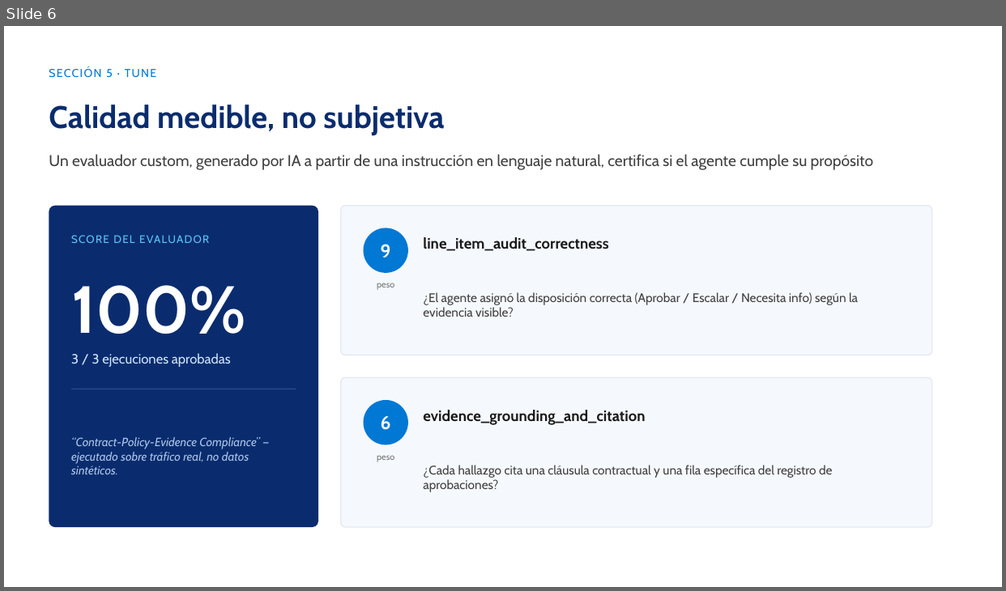
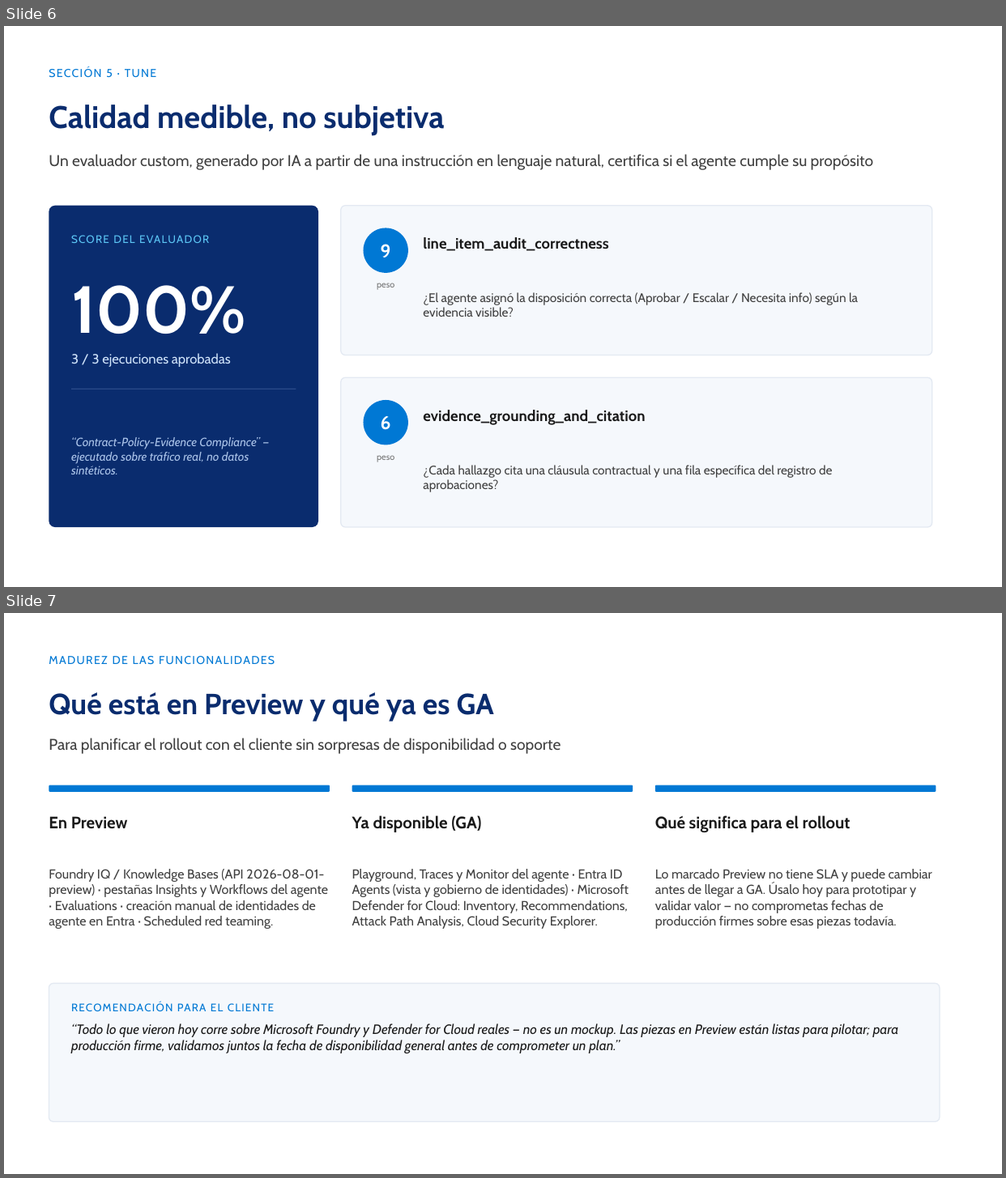
Before and after one commit to jorgedvp/foundry-invoice-audit-agent-demo, a slide deck: deliverables/Invoice-Audit-Agent-Resumen.pptx. Shown one above the other, each under a label of ours: slide 6 before the commit, slides 6 and 7 after it. The pictures are 1006x591 and 1006x1178 pixels, drawn with LibreOffice and Linux fonts; fonts in the diff are those of the drawing. Boxes give left, top, right and bottom in pixels: in the first picture for what was removed or moved away, otherwise in the second. Text is boxed around its words. In the diff, an @@ line names an element or a change of style, - is before the commit and + after.

```diff
--- a/deliverables/Invoice-Audit-Agent-Resumen.pptx
+++ b/deliverables/Invoice-Audit-Agent-Resumen.pptx
@@ slide 7 added at box(4, 613, 1002, 1174), background #FFFFFF @@
@@ text added at box(49, 656, 275, 665), 11 pt, text #0078D4 @@
+MADUREZ DE LAS FUNCIONALIDADES
@@ text added at box(49, 692, 494, 722), 28 pt, text #0A2C6E, bold @@
+Qué está en Preview y qué ya es GA
@@ text added at box(49, 738, 560, 754), 15 pt, text #404040 @@
+Para planificar el rollout con el cliente sin sorpresas de disponibilidad o soporte
@@ rounded rectangle added at box(49, 786, 330, 792), fill #0078D4 @@
@@ rounded rectangle added at box(352, 786, 633, 792), fill #0078D4 @@
@@ rounded rectangle added at box(655, 786, 936, 792), fill #0078D4 @@
@@ text added at box(49, 816, 128, 828), 16 pt, text #1A1A1A, bold @@
+En Preview
@@ text added at box(352, 815, 481, 833), 16 pt, text #1A1A1A, bold @@
+Ya disponible (GA)
@@ text added at box(655, 815, 850, 833), 16 pt, text #1A1A1A, bold @@
+Qué significa para el rollout
@@ text added at box(49, 869, 328, 929), 12.5 pt, text #404040 @@
+Foundry IQ / Knowledge Bases (API 2026-08-01-preview) · pestañas Insights y Workflows del agente · Evaluations · creación manual de identidades de agente en Entra · Scheduled red teaming.
@@ text added at box(352, 869, 629, 929), 12.5 pt, text #404040 @@
+Playground, Traces y Monitor del agente · Entra ID Agents (vista y gobierno de identidades) · Microsoft Defender for Cloud: Inventory, Recommendations, Attack Path Analysis, Cloud Security Explorer.
@@ text added at box(655, 869, 932, 929), 12.5 pt, text #404040 @@
+Lo marcado Preview no tiene SLA y puede cambiar antes de llegar a GA. Úsalo hoy para prototipar y validar valor — no comprometas fechas de producción firmes sobre esas piezas todavía.
@@ rounded rectangle added at box(49, 983, 940, 1122), fill #F5F8FC, outline #E3E9F2 1 pt @@
@@ text added at box(71, 1002, 274, 1012), 10.5 pt, text #0078D4 @@
+RECOMENDACIÓN PARA EL CLIENTE
@@ text added at box(71, 1024, 899, 1054), 13 pt, text #1A1A1A, italic @@
+“Todo lo que vieron hoy corre sobre Microsoft Foundry y Defender for Cloud reales — no es un mockup. Las piezas en Preview están listas para pilotar; para producción firme, validamos juntos la fecha de disponibilidad general antes de comprometer un plan.”
```
Also in this commit, not shown: 1 other slide added.
